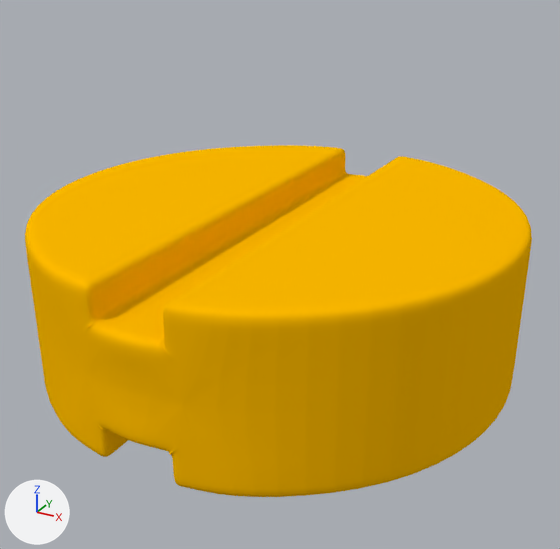
What one commit did to the Blender file mesh/お薬/錠剤.blend.
Camera for both pictures: a 50 mm lens placed at (0.00429, -0.00776, 0.00396), pointed at (0.0, 0.00004, 0.00007). The lights are fixed; the arrows at lower left show +X, +Y and +Z.
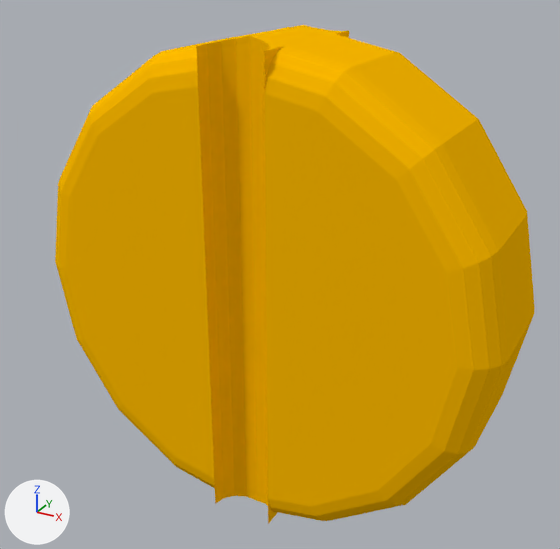
Location of each change, [x1, y1, x2, y2] in pixels of the pictures (560 x 549 px):
'Cylinder', shading changed, turned, modifiers changed: before [25, 145, 532, 497]; after [55, 25, 535, 524]

Diff of the bpy script that builds the scene:
```diff
--- a/mesh/お薬/錠剤.blend.py
+++ b/mesh/お薬/錠剤.blend.py
@@ me_cylinder_001 @@
 me_cylinder_001.from_pydata(...)  # 48 vertices, 26 faces; spans x -0.003..0.003, y -0.003..0.003, z -0.001..0.001
 # used by ob_cylinder; location = (0.0, 0.0, 0.0)
+# me_cylinder_001 part 1: creased or bevel-weighted edges go from 24 to 36
 me_cylinder_001.materials.append(mat_body)
@@ ob_cylinder @@
 ob_cylinder.location = (0.0, 0.0, 0.0)
+ob_cylinder.rotation_euler = (1.571, 0.0, 0.0)  # degrees (90, 0, 0)
 _m = ob_cylinder.modifiers.new('Bevel', 'BEVEL')
@@ ob_cylinder @@
 _m = ob_cylinder.modifiers.new('Bevel', 'BEVEL')
 _m.segments = 4
-_m.profile = 0.799
+_m.limit_method = 'WEIGHT'
 _m.spread = 0.0
-_m = ob_cylinder.modifiers.new('Subsurf', 'SUBSURF')
```
